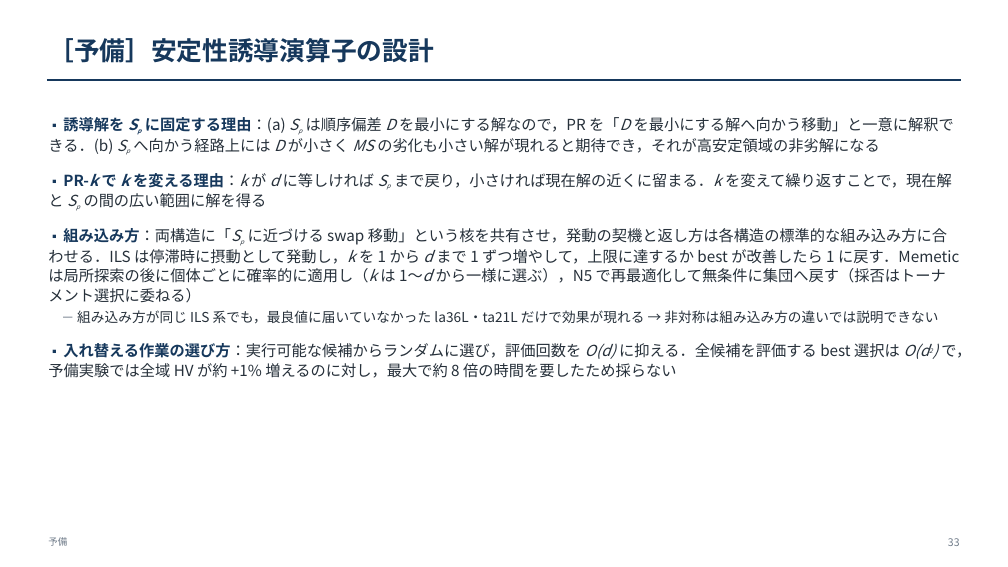
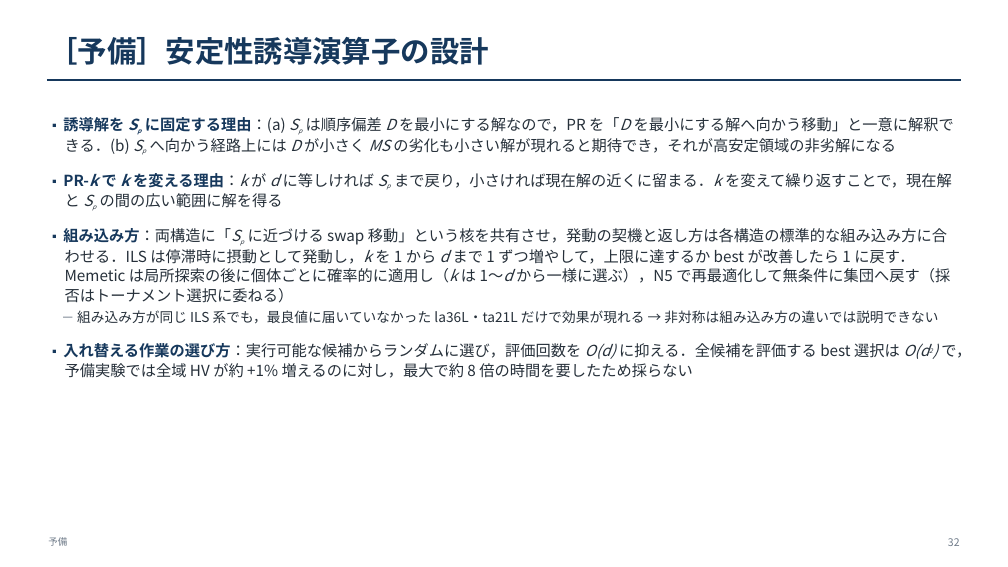
Before and after one commit to kitotakumi/stability_scheduling, a slide deck: slide 32 of doc/presentation_materials/JIMA2026fall_発表.pptx (slide 33 before the commit). Drawn at 1008x567 pixels with LibreOffice and Linux fonts; fonts in the diff are those of the drawing. Boxes give left, top, right and bottom in pixels: in the first picture for what was removed or moved away, otherwise in the second. Text is boxed around its words. In the diff, an @@ line names an element or a change of style, - is before the commit and + after.

```diff
--- a/doc/presentation_materials/JIMA2026fall_発表.pptx
+++ b/doc/presentation_materials/JIMA2026fall_発表.pptx
@@ text "［予備］安定性誘導演算子の設計" at (x1=48, y1=37, x2=488, y2=65): size 24.5 to 28 pt @@
@@ text at (x1=63, y1=117, x2=971, y2=378): indent changed @@
```
Also in this commit, not shown: 32 other slides changed, 1 slide removed, 15 other files.
